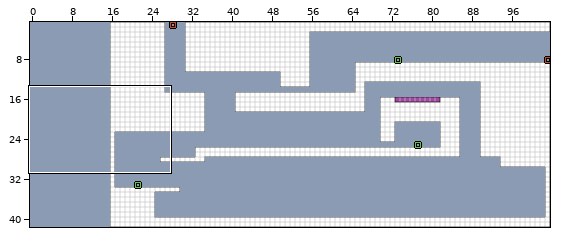
LDtk project: Snorkelkat/Assets/LevelDesign/Prototype3LevelDesign.ldtk. Above, an overview of the earlier version with the close-up marked.
Close-up. Before the edit:
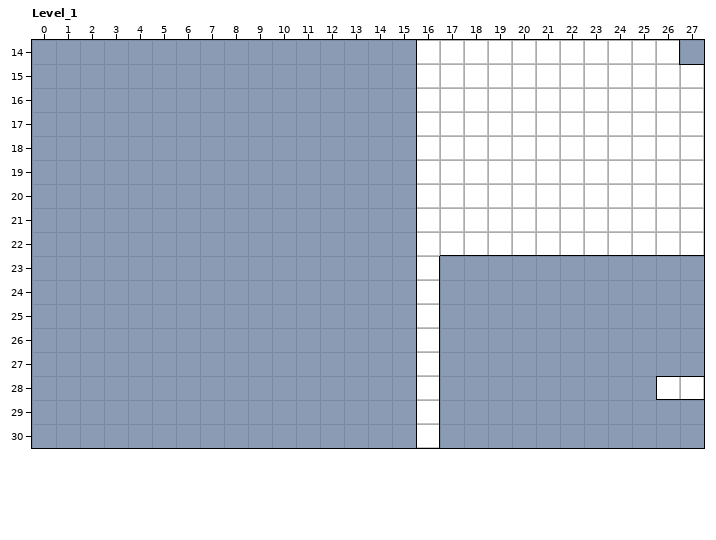
Cells are 16x16 px. Shown: Level_1 x 0..27, y 14..30. The commit also changed other parts of the map, which this record leaves out. The old version is drawn lined up with the new one.
And afterwards:
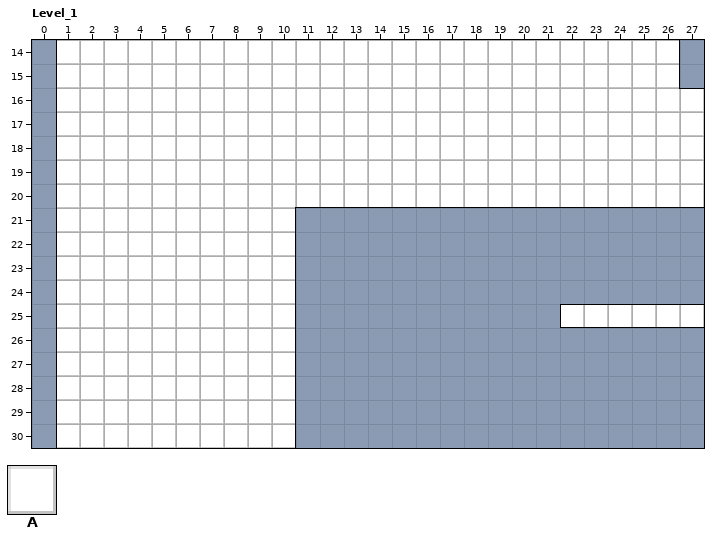
Key: from "Ground": A 1 "normaltile".
_ is an empty cell.
Tiles replaced or removed in this view: A.
Change:
Changed rows in their new state; . is an unchanged cell.
map size 90x43 -> 105x43 cells (old content now starts at 15,0; both pictures use the new coordinates)
Layer "Ground":
first column x 1:
14 AAAAAAAAAAAAAAA............
15 AAAAAAAAAAAAAAA..........._
16 AAAAAAAAAAAAAAA............
17 AAAAAAAAAAAAAAA............
18 AAAAAAAAAAAAAAA............
19 AAAAAAAAAAAAAAA............
20 AAAAAAAAAAAAAAA............
21 AAAAAAAAAA.....____________
22 AAAAAAAAAA.....____________
23 AAAAAAAAAA....._...........
24 AAAAAAAAAA....._...........
25 AAAAAAAAAA....._.....AAAAAA
26 AAAAAAAAAA....._...........
27 AAAAAAAAAA....._...........
28 AAAAAAAAAA....._.........__
29 AAAAAAAAAA....._...........
30 AAAAAAAAAA....._...........
